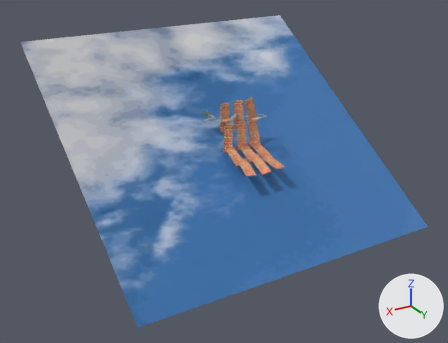
The glTF model levels/sam.glb: old version first, new version second.
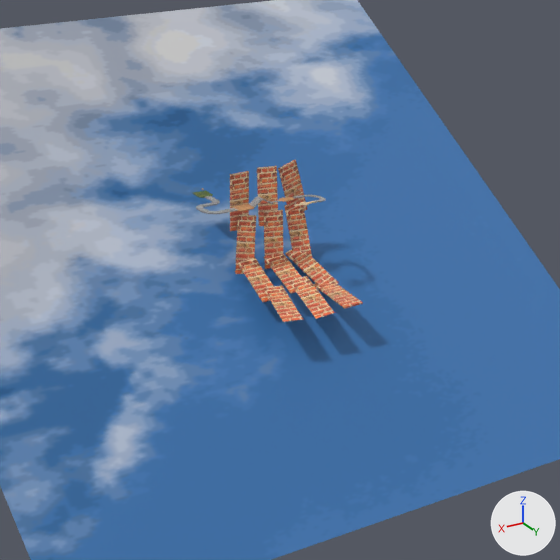
Each version appears first whole from a camera (50 mm lens) standing at (559.0, 995.0, 368.0) and looking at (-16.0, 36.0, -111.0), and next in a close-up on the part from 24% to 85% of the width and 6% to 85% of the height. Every picture has the same lights, and +X, +Y and +Z are marked at lower right. Where no turn or scale is listed for an object, it has been applied to the vertices.

The first close-up shows 'Plane', 'course.solid.{}', 'mur'.
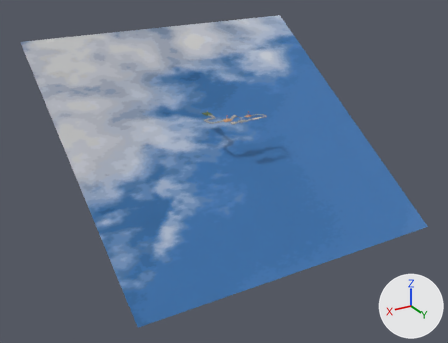
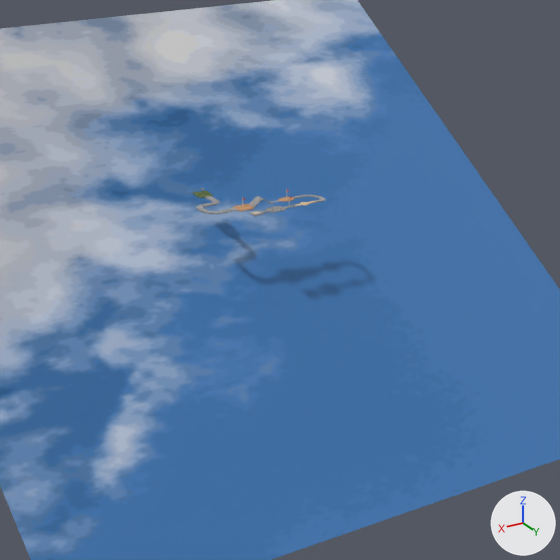
What the commit changed:
Mesh me_cube_002 is new.
It has 94 vertices, 184 faces and spans x -1.0..1.0, y -1.0..1.0, z -1.43..0.57.
It uses material mat_mat (picture img_all).
Mesh me_cylinder_002 is new.
It has 26 vertices, 48 faces and spans x -2.47..0.27, y -0.64..0.27, z -4.66..4.66.
It uses material mat_mat (picture img_all).
Object 'mur' (ob_mur) is deleted.
Object 'exit.exit.{}' (ob_exit_exit) is new; it shows me_cube_002.
Its location is (-14.0, 73.0, 0.0).
Its scale is (-3.75, -3.75, -0.212).
Object 'checkpoint3.checkpoint.{}' (ob_checkpoint3_checkpoint) is new; it shows me_cylinder_002.
Its location is (-49.0, 73.0, 5.0).
Object 'checkpoint2.checkpoint.{}' (ob_checkpoint2_checkpoint) is new; it shows a copy of me_cylinder_002.
Its location is (-59.0, 53.0, 5.0).
Object 'checkpoint1.checkpoint.{}' (ob_checkpoint1_checkpoint) is new; it shows a copy of me_cylinder_002.
Its location is (-11.0, 54.0, 5.0).

Pixel boxes [x1, y1, x2, y2] of what changed, in the close-ups (560 x 560 px):
'mur', deleted (orange): before [230, 160, 363, 322]
'exit.exit.{}', added: after [251, 211, 262, 215]
'checkpoint2.checkpoint.{}', added: after [286, 189, 289, 199]
